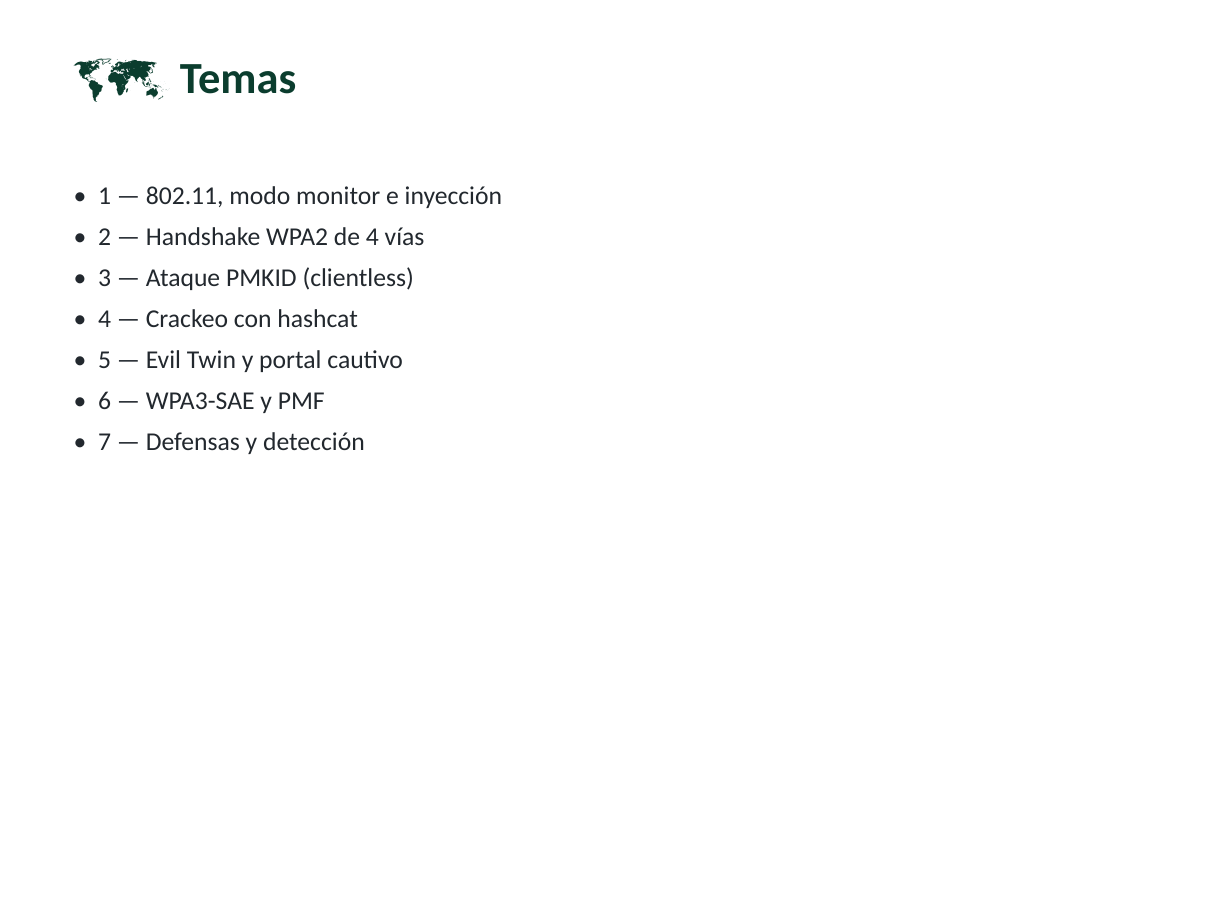
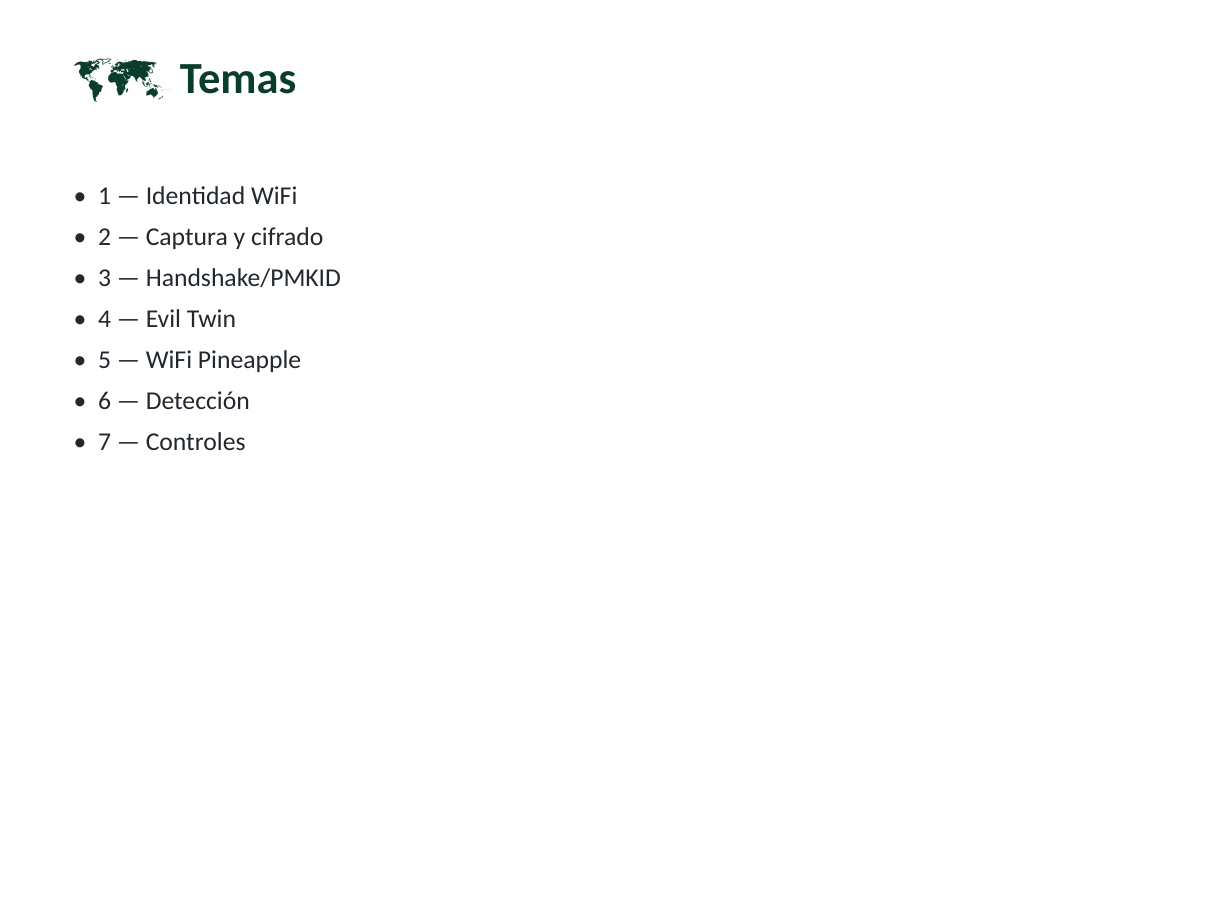
Before and after one commit to vladimiracunadev-create/modern-cybersecurity-program, a slide deck: slide 4 of classes/parte-13-seguridad-movil-iot-e-inalambrica/272-ataques-wifi-avanzados-evil-twin-y-pmkid/clase-272-presentacion.pptx. Drawn at 1232x924 pixels with LibreOffice and Linux fonts; fonts in the diff are those of the drawing. Boxes give left, top, right and bottom in pixels: in the first picture for what was removed or moved away, otherwise in the second. Text is boxed around its words. In the diff, an @@ line names an element or a change of style, - is before the commit and + after.

```diff
--- a/classes/parte-13-seguridad-movil-iot-e-inalambrica/272-ataques-wifi-avanzados-evil-twin-y-pmkid/clase-272-presentacion.pptx
+++ b/classes/parte-13-seguridad-movil-iot-e-inalambrica/272-ataques-wifi-avanzados-evil-twin-y-pmkid/clase-272-presentacion.pptx
@@ text at (98, 186, 341, 450): text changed @@
-• 1 — 802.11, modo monitor e inyección
-• 2 — Handshake WPA2 de 4 vías
-• 3 — Ataque PMKID (clientless)
-• 4 — Crackeo con hashcat
-• 5 — Evil Twin y portal cautivo
-• 6 — WPA3-SAE y PMF
-• 7 — Defensas y detección
+• 1 — Identidad WiFi
+• 2 — Captura y cifrado
+• 3 — Handshake/PMKID
+• 4 — Evil Twin
+• 5 — WiFi Pineapple
+• 6 — Detección
+• 7 — Controles
```
Also in this commit, not shown: 8 other slides changed, 8 slides added, 7 slides removed, 27 other files.
